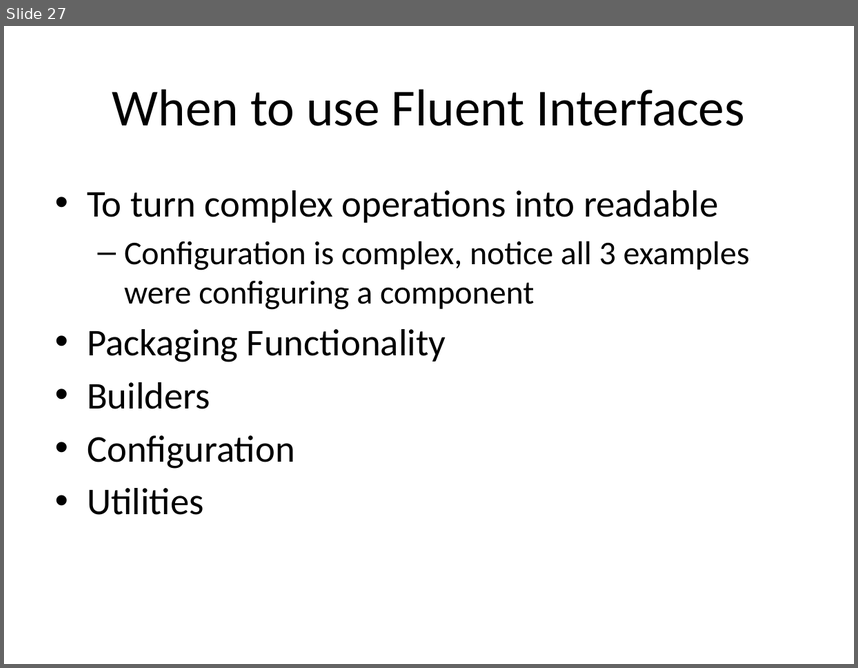
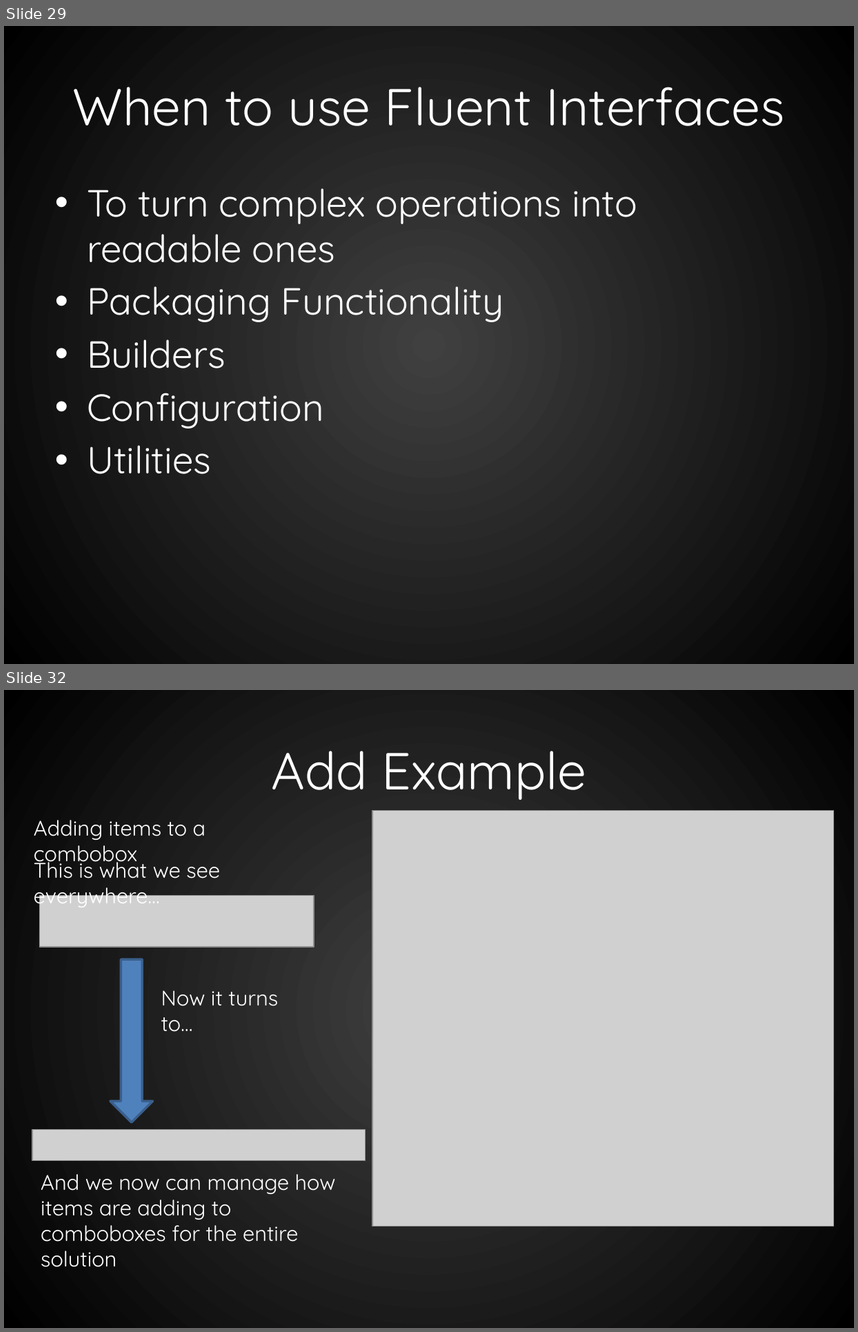
Before and after one commit to RookieOne/Evolve-Your-Code, a slide deck: EvolveYourCode.pptx. Shown one above the other, each under a label of ours: slide 27 before the commit, slides 29 and 32 after it; the slides between them are not shown. The pictures are 858x668 and 858x1332 pixels, drawn with LibreOffice and Linux fonts; fonts in the diff are those of the drawing; grey boxes stand for pictures. Boxes give left, top, right and bottom in pixels: in the first picture for what was removed or moved away, otherwise in the second. Text is boxed around its words. In the diff, an @@ line names an element or a change of style, - is before the commit and + after.

```diff
--- a/EvolveYourCode.pptx
+++ b/EvolveYourCode.pptx
@@ slide 32 added at [4, 690, 854, 1328], background gradient #404040 to #000000 @@
@@ title added at [271, 751, 586, 800], 44 pt, text #FFFFFF @@
+Add Example
@@ picture added at [372, 811, 833, 1226] @@
@@ text added at [34, 820, 206, 867], 18 pt, text #FFFFFF @@
+Adding items to a combobox
@@ text added at [34, 856, 220, 909], 18 pt, text #FFFFFF @@
+This is what we see everywhere…
@@ picture added at [40, 896, 314, 947] @@
@@ right arrow added at [110, 960, 153, 1123], fill #4F81BD, outline #3A5F8C 2 pt @@
@@ text added at [161, 990, 278, 1032], 18 pt, text #FFFFFF @@
+Now it turns to…
@@ picture added at [32, 1130, 366, 1160] @@
@@ text added at [41, 1174, 336, 1241], 18 pt, text #FFFFFF @@
+And we now can manage how items are adding to comboboxes for the entire solution
@@ what was slide 27 is now slide 29 @@
@@ slide 29 changed as well @@
@@ background #FFFFFF to gradient #404040 to #000000 @@
@@ title "When to use Fluent Interfaces" at [72, 87, 785, 126]: font Calibri to Quicksand, text colour #000000 to #FFFFFF @@
@@ text at [87, 188, 637, 263]: text changed; size 28 to 32 pt; font Calibri to Quicksand; text colour #000000 to #FFFFFF @@
-• To turn complex operations into readable
-  – Configuration is complex, notice all 3 examples were configuring a component
+• To turn complex operations into readable ones
@@ text at [87, 286, 504, 474]: font Calibri to Quicksand, text colour #000000 to #FFFFFF in "Packaging Functionality", "Builders", "Configuration", "Utilities" @@
```
Also in this commit, not shown: 30 other slides changed, 13 other slides added, 1 slide removed, 15 other files.
